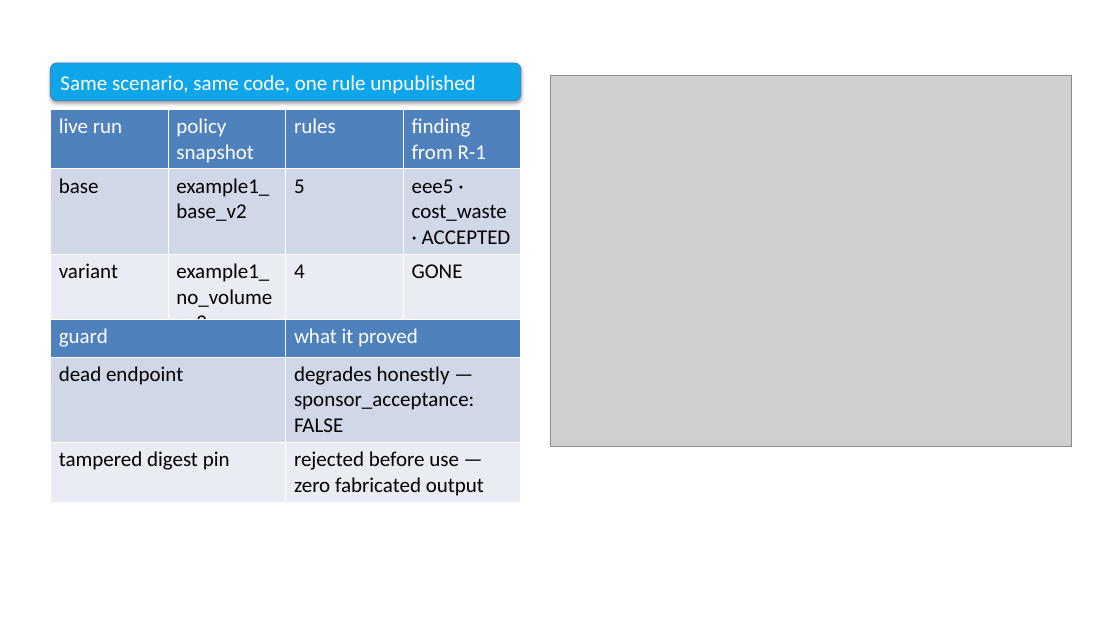
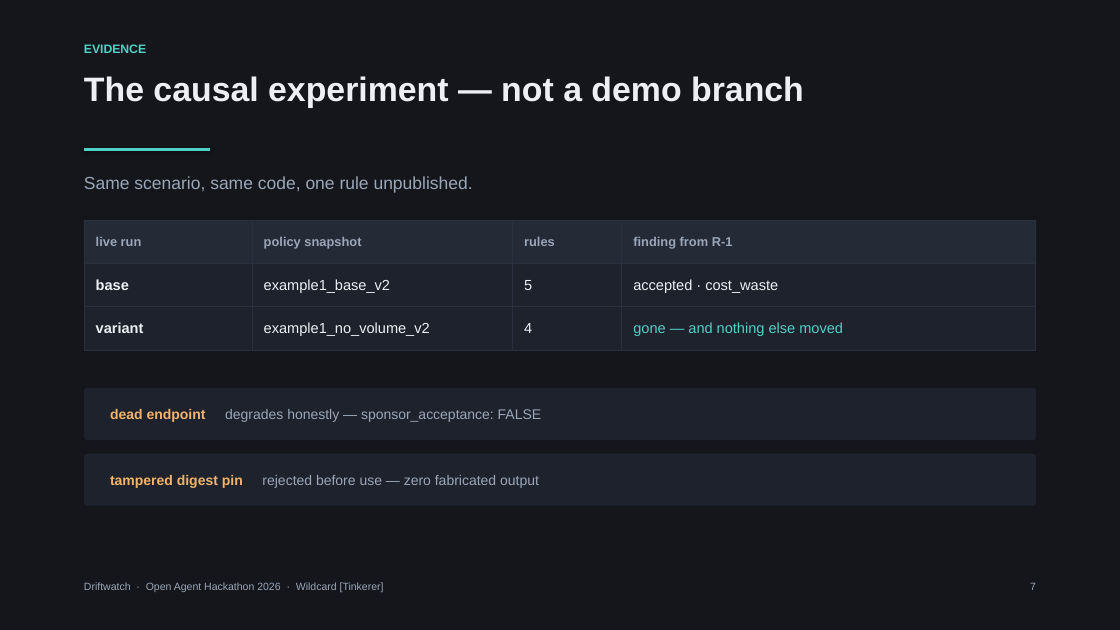
Before and after one commit to antnoumous/antynomoushackathon26, a slide deck: slide 7 of docs/demo/driftwatch-deck.pptx. Drawn at 1120x630 pixels with LibreOffice and Linux fonts; fonts in the diff are those of the drawing; grey boxes stand for pictures. Boxes give left, top, right and bottom in pixels: in the first picture for what was removed or moved away, otherwise in the second. Text is boxed around its words. In the diff, an @@ line names an element or a change of style, - is before the commit and + after.

```diff
--- a/docs/demo/driftwatch-deck.pptx
+++ b/docs/demo/driftwatch-deck.pptx
@@ background #FFFFFF to #14161C @@
@@ text added at [84, 44, 146, 53], 10.5 pt, text #4FD1C5, bold @@
+EVIDENCE
@@ text added at [84, 76, 804, 108], 29 pt, text #EDEFF4, bold @@
+The causal experiment — not a demo branch
@@ picture removed at [550, 76, 1071, 447] @@
@@ text at [84, 176, 473, 193]: text changed; size 18 to 15 pt; font Calibri to Arial; text colour #FFFFFF to #9BA6B8 @@
-Same scenario, same code, one rule unpublished
+Same scenario, same code, one rule unpublished.
@@ text "Same scenario, same code, one ...": place and size @@
-text "Same scenario, same code, one ..." at [50, 63, 521, 101]
+text "Same scenario, same code, one ..." at [84, 176, 473, 193]
@@ text "Same scenario, same code, one ..." at [84, 176, 473, 193]: vertical alignment middle to top; fill #0EA5E9 to none; outline #4B7EBC 0.75 pt to none; shadow off @@
@@ line added from (84, 150) to (210, 150), #4FD1C5 2.5 pt @@
@@ table at [84, 220, 1036, 350] @@
-row 2: base | example1_base_v2 | 5 | eee5 · cost_waste · ACCEPTED
-row 3: variant | example1_no_volume_v2 | 4 | GONE
-row 4:  |  |  | all other findings identical
+row 2: base | example1_base_v2 | 5 | accepted · cost_waste
+row 3: variant | example1_no_volume_v2 | 4 | gone — and nothing else moved
@@ table: place and size @@
-table at [50, 109, 521, 414]
+table at [84, 220, 1036, 350]
@@ table removed at [50, 319, 521, 500], 3 rows, 2 columns @@
-guard | what it proved
-dead endpoint | degrades honestly — sponsor_acceptance: FALSE
-tampered digest pin | rejected before use — zero fabricated output
@@ rounded rectangle added at [84, 388, 1036, 440], fill #1E222C, 12 pt, text #9BA6B8 @@
+dead endpoint degrades honestly — sponsor_acceptance: FALSE
@@ rounded rectangle added at [84, 454, 1036, 506], fill #1E222C, 12 pt, text #9BA6B8 @@
+tampered digest pin rejected before use — zero fabricated output
@@ text added at [84, 582, 384, 592], 9 pt, text #9BA6B8 @@
+Driftwatch · Open Agent Hackathon 2026 · Wildcard [Tinkerer]
@@ text added at [1030, 583, 1036, 590], 9 pt, text #9BA6B8 @@
+7
```
Also in this commit, not shown: 7 other slides changed, 3 slides added, 3 slides removed, 1 other file.
